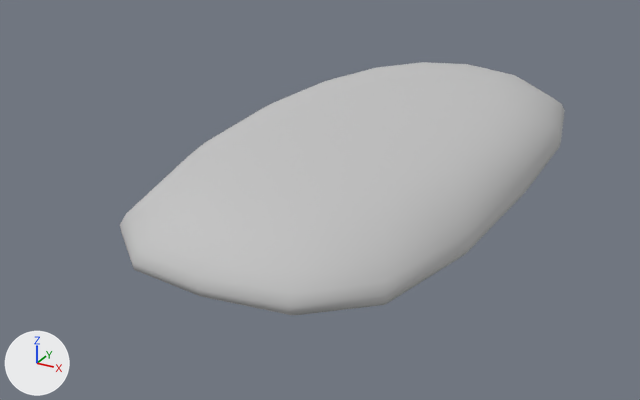
One commit to the Blender file data/sensors/kuka_posture.blend: the scene before it, then after it.
One viewpoint serves both versions: a camera (50 mm lens) standing at (0.113, -0.245, 0.11) and looking at (-0.013, -0.016, -0.005). Arrows for +X, +Y and +Z are at lower left; the lights stay in place.

The first picture shows 'GPS_box'.
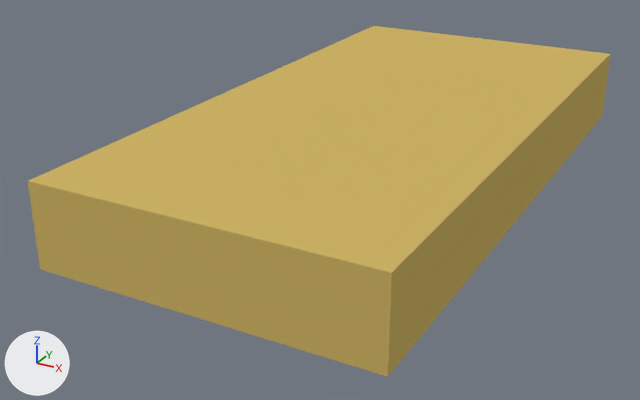
Diff of the bpy script that builds the scene:
```diff
--- a/data/sensors/kuka_posture.blend.py
+++ b/data/sensors/kuka_posture.blend.py
@@ mat_kukaposturemat @@
+mat_kukaposturemat = diffuse_material('KukaPostureMat')
+mat_kukaposturemat.base_color = (0.62, 0.459, 0.133)  # yellow #ceb466
@@ me_cube @@
 me_cube.from_pydata(...)  # 12 vertices, 10 faces; spans x -0.2..0.2, y -0.4..0.4, z 0.0..0.1
 # used by ob_gps_box; parent = ob_kuka_posture; location = (0.0, 0.0, 0.9); scale = (0.25, 0.25, 0.25)
-me_cube.materials.append(mat_gpsmat)  # light grey #c5c5c5
+# me_cube part 1: all faces are now shaded flat (10 of 10 changed)
+me_cube.materials.append(mat_kukaposturemat)  # yellow #ceb466
@@ ob_gps_box @@
 ob_gps_box.scale = (0.25, 0.25, 0.25)
-_m = ob_gps_box.modifiers.new('Subsurf', 'SUBSURF')
-_m.levels = 2
-_m.render_levels = 3
```

Where the change shows, as pixel boxes [x1, y1, x2, y2] in the pictures (640 x 400 px):
'GPS_box', recoloured, shading changed, modifiers changed (31% wider, 39% taller)
    before: [120, 62, 565, 315]
    after: [28, 26, 610, 377]
